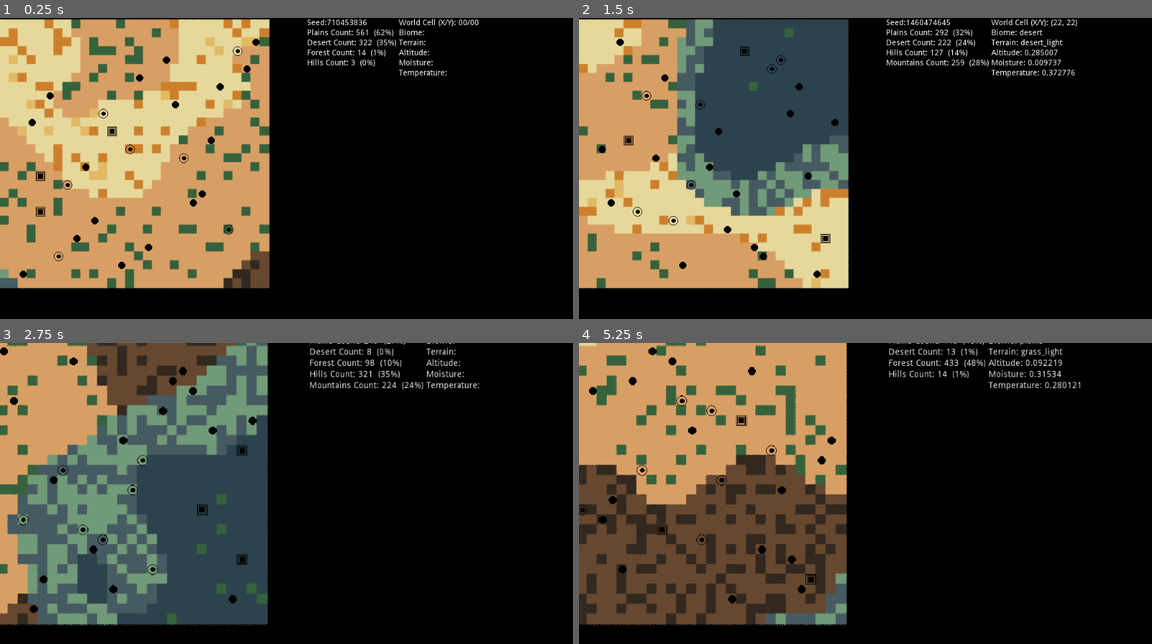
Above: before the commit, frames 1-4 (two rows, left to right).
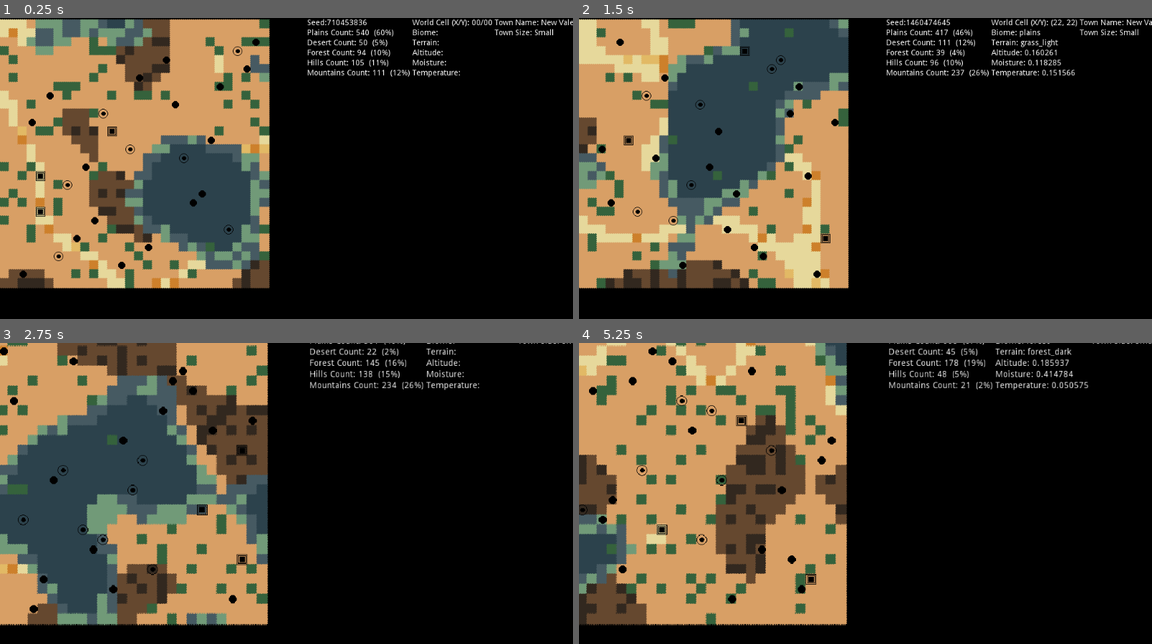
Above: after the commit, the same moments.

Repository: devonps/simple-terrain-gen
Game: Godot game, scene res://WorldGenerator.tscn
The game is run twice, just before and just after one commit, with the same random seed, the same clock (stepped at 60 frames per second) and the same inputs.
Inputs (mouse positions are in pixels of both pictures, inside the frame that each line leads up to):
- Up to frame 1 (0.25 s): no input
- Up to frame 2 (1.5 s): tap Enter (ui_accept) at 0.5, 0.77, 1.25 s; move the mouse to (991, 168) at 0.52 s; hold Mouse wheel up (zoom_in) 0.53-1.25 s; click (991, 168) at 0.67 s; drag from (750, 201) to (836, 252) at 1.27 s
- Up to frame 3 (2.75 s): tap Enter (ui_accept) at 2 s; move the mouse to (343, 436) at 2.02 s; hold Mouse wheel up (zoom_in) from 2.03 s (still down); click (343, 436) at 2.17 s
- Up to frame 4 (5.25 s): release Mouse wheel up (zoom_in) at 2.75 s; tap Enter (ui_accept) at 2.75, 3.5, 3.77, 4.25 s; drag from (836, 577) to (693, 460) at 2.77 s; move the mouse to (1037, 559) at 3.52 s; hold Mouse wheel up (zoom_in) 3.53-4.25 s; click (1037, 559) at 3.67 s; drag from (693, 460) to (779, 427) at 4.27 s; move the mouse to (894, 511) at 5.02 s; hold Mouse wheel up (zoom_in) from 5.03 s (still down); click (894, 511) at 5.17 s

The runs differ from the first frame. In frame 1, 28% of the frame differs, in the area x 0-100%, y 0-91%; in frame 2, 23%; in frame 3, 31%, in the area x 0-100%, y 0-94%; in frame 4, 21%.

Commit message:
Started to add town details to debug statements

Diff:
--- a/WorldGenerator.gd
+++ b/WorldGenerator.gd
@@ -130,12 +130,27 @@
 	openSimplexNoise.seed = randi()
 	openSimplexNoise.period = per
 	openSimplexNoise.octaves = oct
+	openSimplexNoise.persistence = 1.0
+	openSimplexNoise.lacunarity = 2.0
+
+	var lowestrand = 0.00
+	var highestrand = 0.00
 
 	var gridName = {}
 	for x in width:
 		for y in height:
 			var rand := 2*(abs(openSimplexNoise.get_noise_2d(x,y)))
+			if rand == 0:
+				print(x,y)
+			if rand < lowestrand:
+				lowestrand = rand
+			if rand > highestrand:
+				highestrand = rand
 			gridName[Vector2(x,y)] = rand
+
+	print("lowest rand %s" % lowestrand)
+	print("highest rand %s" % highestrand)
+	print("----------------------")
 	return gridName
 
 
--- a/WorldGenerator.tscn
+++ b/WorldGenerator.tscn
@@ -424,3 +424,19 @@
 margin_right = 143.0
 margin_bottom = 104.0
 text = "Temperature:"
+
+[node name="town" type="VBoxContainer" parent="debug/HBoxContainer"]
+margin_left = 210.0
+margin_right = 352.0
+margin_bottom = 104.0
+
+[node name="nameLabel" type="Label" parent="debug/HBoxContainer/town"]
+margin_right = 142.0
+margin_bottom = 14.0
+text = "Town Name: New Vale"
+
+[node name="sizeLabel" type="Label" parent="debug/HBoxContainer/town"]
+margin_top = 18.0
+margin_right = 142.0
+margin_bottom = 32.0
+text = "Town Size: Small"
